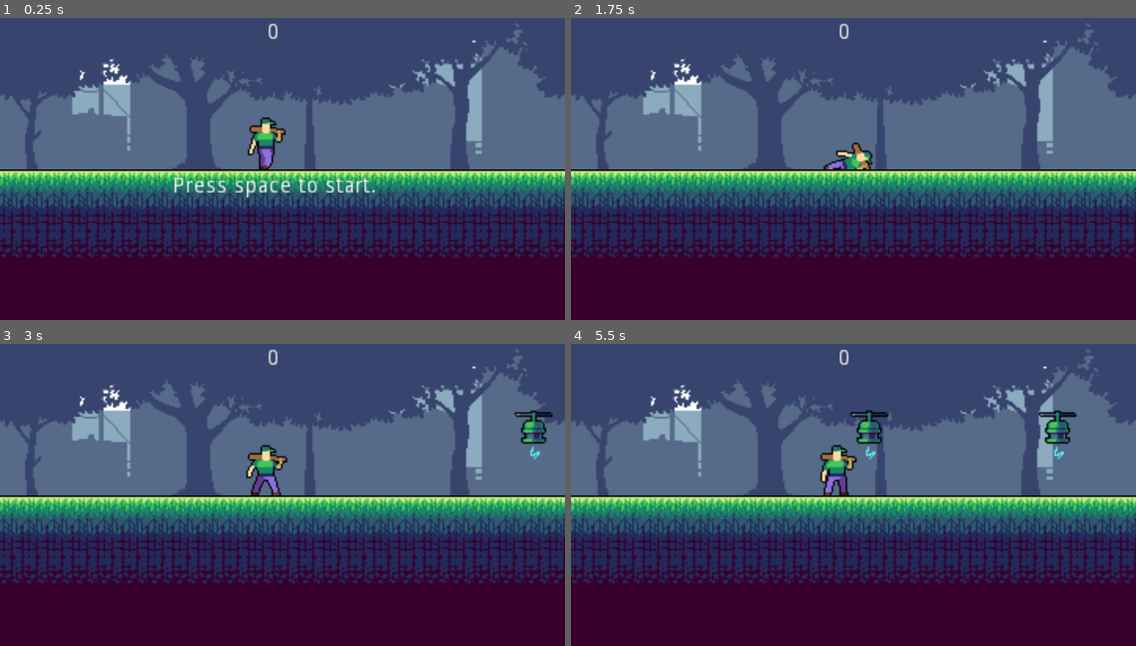
Above: before the commit, frames 1-4 (two rows, left to right).
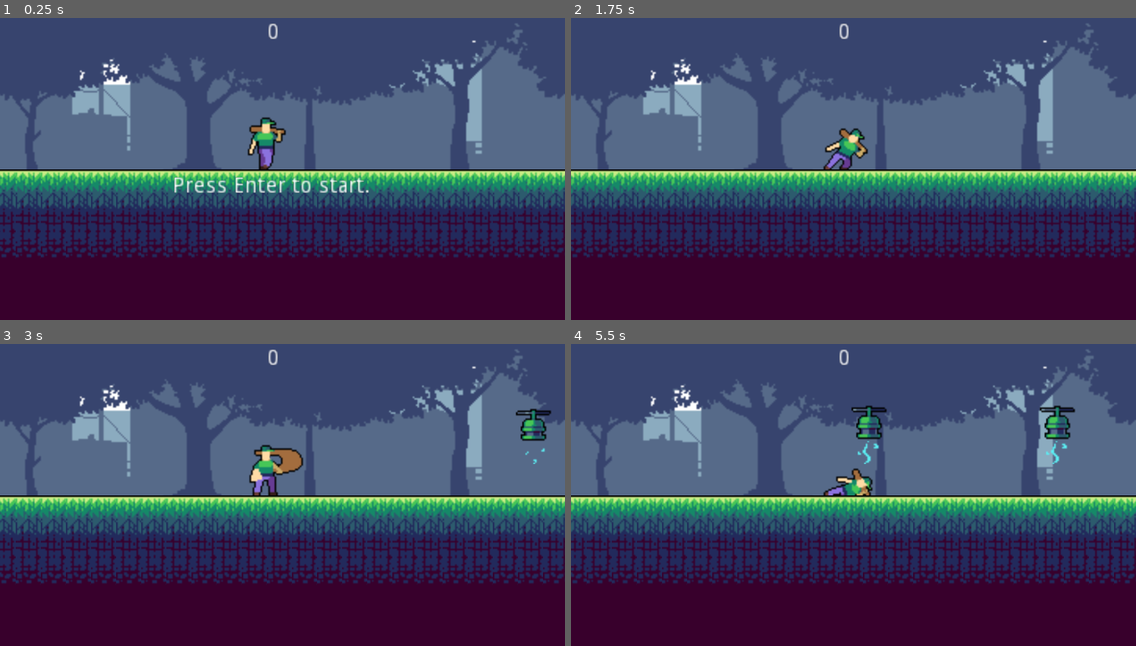
Above: after the commit, the same moments.

Repository: khuongduy354/godotminigames
Game: Godot game, scene res://Main.tscn
Same seed, same stepped clock (60 frames per second), same inputs: the game is played once before the commit and once after it.
Inputs:
- Up to frame 1 (0.25 s): no input
- Up to frame 2 (1.75 s): tap Space (spaced, bound only after the commit) at 0.5, 0.6, 1.55 s; hold Enter (ui_accept) 0.53-1.28 s; hold Down (down) from 1.28 s (still down); tap Enter (ui_accept) at 1.35, 1.52 s
- Up to frame 3 (3 s): tap Enter (ui_accept) at 1.82 s; release Down (down) at 2.03 s; hold Enter (ui_accept) 2.03-2.78 s; tap Space (spaced, bound only after the commit) at 2.1, 2.85 s
- Up to frame 4 (5.5 s): tap Enter (ui_accept) at 3.02, 3.32, 4.52, 4.82 s; hold Enter (ui_accept) 3.53-4.28 s; hold Down (down) from 3.53 s (still down); tap Space (spaced, bound only after the commit) at 4.35, 5.1 s; hold Enter (ui_accept) from 5.03 s (still down)

The runs differ from the first frame. In frame 1, 0.7% of the frame differs, in the area x 41-67%, y 52-60%; in frame 2, 0.8%; in frame 3, 1.4%; in frame 4, 2.4%, in the area x 44-90%, y 20-51%.

Commit message:
feat(combat):hurtbox+hitbox in base player,enemy

Diff:
--- a/dinosaurchrome/Enemy/Enemy.gd
+++ b/dinosaurchrome/Enemy/Enemy.gd
@@ -1,31 +1,40 @@
 extends Area2D
 
-signal scored
+signal die
+
 onready var animation_player=$AnimationPlayer
-onready var PointArea = $Point
 
 export var max_hp = 100
 export var speed = 100
-export var damage =100
+export var damage =10
+export var defense = 100
+var current_hp = 100  setget set_current_hp
+
 var state = null
-enum {ATTACK,WALK}
+
+func set_current_hp(value):
+	current_hp = clamp(value,0,max_hp)
+	print(current_hp)
+	if current_hp==0:
+		_change_state(Global.DIE)
+		emit_signal("die")
 
 func _change_state(new_state):
 	match new_state:
-		ATTACK:
+		Global.ATTACK:
 			animation_player.play("attack")
-		WALK:
+		Global.WALK:
 			animation_player.play("walk")
 	state = new_state
 
 func _ready():
-	PointArea.connect("area_entered",self,"scored")
 	$VisibilityNotifier2D.connect("screen_exited",self,"queue_free")
-
-
-func scored(area:Area2D):
-	if area.owner.name == "PlayerBase":
-		emit_signal("scored")
+	self.connect("die",self,"queue_free")
 
 func _physics_process(delta):
+	_change_state(Global.ATTACK)
 	position.x -=1
+
+func take_damage(damage):
+	damage -= defense
+	set_current_hp(current_hp-damage)
--- a/dinosaurchrome/Enemy/EnemyBase.tscn
+++ b/dinosaurchrome/Enemy/EnemyBase.tscn
@@ -1,7 +1,9 @@
-[gd_scene load_steps=7 format=2]
+[gd_scene load_steps=9 format=2]
 
 [ext_resource path="res://players + enemies art/5/Attack.png" type="Texture" id=1]
 [ext_resource path="res://Enemy/Enemy.gd" type="Script" id=2]
+[ext_resource path="res://Hurtbox.gd" type="Script" id=3]
+[ext_resource path="res://Hitbox.gd" type="Script" id=4]
 
 [sub_resource type="Animation" id=1]
 length = 0.001
@@ -17,10 +19,21 @@
 "update": 0,
 "values": [ 0 ]
 }
+tracks/1/type = "value"
+tracks/1/path = NodePath("Hitbox/CollisionShape2D:disabled")
+tracks/1/interp = 1
+tracks/1/loop_wrap = true
+tracks/1/imported = false
+tracks/1/enabled = true
+tracks/1/keys = {
+"times": PoolRealArray( 0 ),
+"transitions": PoolRealArray( 1 ),
+"update": 0,
+"values": [ true ]
+}
 
 [sub_resource type="Animation" id=2]
 resource_name = "attack"
-loop = true
 tracks/0/type = "value"
 tracks/0/path = NodePath("Attack:frame")
 tracks/0/interp = 1
@@ -33,15 +46,28 @@
 "update": 1,
 "values": [ 1, 1, 2, 3, 3, 3 ]
 }
+tracks/1/type = "value"
+tracks/1/path = NodePath("Hitbox/CollisionShape2D:disabled")
+tracks/1/interp = 1
+tracks/1/loop_wrap = true
+tracks/1/imported = false
+tracks/1/enabled = true
+tracks/1/keys = {
+"times": PoolRealArray( 0, 0.6 ),
+"transitions": PoolRealArray( 1, 1 ),
+"update": 1,
+"values": [ false, true ]
+}
 
 [sub_resource type="CapsuleShape2D" id=3]
 radius = 4.0
 height = 10.0
 
-[sub_resource type="RectangleShape2D" id=4]
-extents = Vector2( 1, 23 )
+[sub_resource type="RectangleShape2D" id=5]
+extents = Vector2( 9.44304, 9.48185 )
 
 [node name="EnemyBase" type="Area2D" groups=["enemy"]]
+scale = Vector2( 1.01282, 1.00405 )
 monitoring = false
 script = ExtResource( 2 )
 
@@ -53,14 +79,23 @@
 anims/RESET = SubResource( 1 )
 anims/attack = SubResource( 2 )
 
-[node name="CollisionShape2D" type="CollisionShape2D" parent="."]
-position = Vector2( -10, 15 )
-shape = SubResource( 3 )
-
 [node name="VisibilityNotifier2D" type="VisibilityNotifier2D" parent="."]
 
-[node name="Point" type="Area2D" parent="."]
+[node name="Hitbox" type="Area2D" parent="."]
+collision_layer = 2
+script = ExtResource( 4 )
 
-[node name="CollisionShape2D" type="CollisionShape2D" parent="Point"]
-position = Vector2( -2, 30 )
-shape = SubResource( 4 )
+[node name="CollisionShape2D" type="CollisionShape2D" parent="Hitbox"]
+position = Vector2( -10, 15 )
+scale = Vector2( 1, 1 )
+shape = SubResource( 3 )
+disabled = true
+
+[node name="HurtBox" type="Area2D" parent="."]
+collision_layer = 2
+script = ExtResource( 3 )
+
+[node name="CollisionShape2D" type="CollisionShape2D" parent="HurtBox"]
+position = Vector2( -9.44304, -0.518152 )
+scale = Vector2( 1, 1 )
+shape = SubResource( 5 )
--- /dev/null
+++ b/dinosaurchrome/Global.gd
@@ -0,0 +1,15 @@
+extends Node
+enum  {IDLE,WALK,DIE,ATTACK,HURT,CROUCH,JUMP}
+# Declare member variables here. Examples:
+# var a = 2
+# var b = "text"
+
+
+# Called when the node enters the scene tree for the first time.
+func _ready():
+	pass # Replace with function body.
+
+
+# Called every frame. 'delta' is the elapsed time since the previous frame.
+#func _process(delta):
+#	pass
--- /dev/null
+++ b/dinosaurchrome/Hitbox.gd
@@ -0,0 +1,13 @@
+class_name Hitbox
+extends Area2D
+
+export onready var damage:int = owner.damage
+
+# Called when the node enters the scene tree for the first time.
+func _ready():
+	pass
+
+
+# Called every frame. 'delta' is the elapsed time since the previous frame.
+#func _process(delta):
+#	pass
--- /dev/null
+++ b/dinosaurchrome/Hurtbox.gd
@@ -0,0 +1,13 @@
+class_name Hurtbox
+extends Area2D
+
+
+func _ready():
+	self.connect("area_entered",self,"_on_Area2D_area_entered")
+
+func _on_Area2D_area_entered(hitbox:Hitbox):
+	if owner.has_method("take_damage"):
+		owner.take_damage(hitbox.damage)
+
+
+#
--- a/dinosaurchrome/Main.gd
+++ b/dinosaurchrome/Main.gd
@@ -25,7 +25,7 @@
 	update_hud()
 
 func _physics_process(delta):
-	if GameState!=GameStateEnum.ACTIVE and Input.is_action_pressed("ui_accept"):
+	if GameState!=GameStateEnum.ACTIVE and Input.is_action_pressed("enter"):
 		start_game()
 
 func update_hud():
@@ -34,7 +34,7 @@
 			ScoringLabel.show()
 			GameOverLabel.hide()
 		GameStateEnum.RESTART:
-			GuideLabel.text="Press space to restart."
+			GuideLabel.text="Press Enter to restart."
 			GuideLabel.show()
 			GameOverLabel.show()
 			ScoringLabel.hide()
@@ -58,7 +58,6 @@
 func scored():
 	var score = int(ScoringLabel.text)
 	score+=1
-	print(score)
 	ScoringLabel.text= str(score)
 
 
@@ -68,7 +67,3 @@
 	enemy.position = SpawnPoint.position
 	enemy.connect("scored",self,"scored")
 	add_child(enemy)
-
-# Called every frame. 'delta' is the elapsed time since the previous frame.
-#func _process(delta):
-#	pass
--- a/dinosaurchrome/Main.tscn
+++ b/dinosaurchrome/Main.tscn
@@ -108,7 +108,7 @@
 margin_top = 112.2
 margin_right = 388.32
 margin_bottom = 251.96
-text = "Press space to start."
+text = "Press Enter to start."
 
 [node name="Label2" type="Label" parent="CanvasLayer"]
 anchor_left = 0.361
--- a/dinosaurchrome/Player/Dinosaur.gd
+++ b/dinosaurchrome/Player/Dinosaur.gd
@@ -3,44 +3,56 @@
 onready var animation_player = $AnimationPlayer
 
 signal player_hit
+signal die
 
-enum  {IDLE,WALK,DIE,ATTACK,HURT,CROUCH,JUMP}
-var state = null
+export var max_hp = 100
+export var speed = 100
+export var damage =10
+export var defense = 0
+var current_hp = 100  setget set_current_hp
 
-func _ready():
-	pass
+func set_current_hp(value):
+	current_hp = clamp(value,0,max_hp)
+	print(current_hp)
+	if current_hp==0:
+		_change_state(Global.DIE)
+		emit_signal("die")
 
 
+var state = Global.WALK
+func _ready():
+	animation_player.connect("animation_finished",self,"_on_anim_finished")
+
+func _on_anim_finished(anim_name):
+	state = Global.WALK
 
 func _change_state(new_state):
 	match new_state:
-		IDLE:
-			pass
-		HURT:
+		Global.HURT:
 			animation_player.play("hurt")
-#			yield(animation_player,"animation_finished")
-#			animation_player.play("RESET")
-		CROUCH:
+		Global.CROUCH:
 			animation_player.play("crouch")
-		WALK:
+		Global.WALK:
 			animation_player.play("walk")
-		ATTACK:
+		Global.ATTACK:
 			animation_player.play("attack")
-		DIE:
+		Global.DIE:
 			animation_player.play("die")
-		JUMP:
+		Global.JUMP:
 			animation_player.play("jump")
 	state = new_state
 
 func _physics_process(delta):
-	if state != DIE:
+	if state != Global.DIE:
 		if Input.is_action_pressed("down"):
-			_change_state(CROUCH)
-		else:
-			_change_state(WALK)
+			_change_state(Global.CROUCH)
+		if Input.is_action_just_pressed("spaced"):
+			_change_state(Global.ATTACK)
+		if state == Global.WALK:
+			_change_state(Global.WALK)
 
 
-func _on_Area2D_area_entered(area):
-	if area.name == "Enemy":
-		_change_state(HURT)
-		emit_signal("player_hit")
+func take_damage(damage):
+	_change_state(Global.HURT)
+	damage -= defense
+	set_current_hp(current_hp-damage)
--- a/dinosaurchrome/Player/PlayerBase.tscn
+++ b/dinosaurchrome/Player/PlayerBase.tscn
@@ -1,13 +1,15 @@
-[gd_scene load_steps=11 format=2]
+[gd_scene load_steps=15 format=2]
 
 [ext_resource path="res://Player/Dinosaur.gd" type="Script" id=1]
 [ext_resource path="res://players + enemies art/1/Attack.png" type="Texture" id=2]
 [ext_resource path="res://players + enemies art/1/Death.png" type="Texture" id=3]
 [ext_resource path="res://players + enemies art/1/Walk.png" type="Texture" id=4]
 [ext_resource path="res://players + enemies art/1/Hurt.png" type="Texture" id=5]
+[ext_resource path="res://Hurtbox.gd" type="Script" id=6]
+[ext_resource path="res://Hitbox.gd" type="Script" id=7]
 
 [sub_resource type="CircleShape2D" id=4]
-radius = 5.83095
+radius = 10.857
 
 [sub_resource type="Animation" id=1]
 length = 0.001
@@ -132,7 +134,7 @@
 "values": [ 10.857 ]
 }
 tracks/10/type = "value"
-tracks/10/path = NodePath("HurtBox/CollisionShape2D:shape:height")
+tracks/10/path = NodePath("Crouch:visible")
 tracks/10/interp = 1
 tracks/10/loop_wrap = true
 tracks/10/imported = false
@@ -141,10 +143,10 @@
 "times": PoolRealArray( 0 ),
 "transitions": PoolRealArray( 1 ),
 "update": 0,
-"values": [ 10.1375 ]
+"values": [ true ]
 }
 tracks/11/type = "value"
-tracks/11/path = NodePath("Crouch:visible")
+tracks/11/path = NodePath("Attack:frame")
 tracks/11/interp = 1
 tracks/11/loop_wrap = true
 tracks/11/imported = false
@@ -153,7 +155,119 @@
 "times": PoolRealArray( 0 ),
 "transitions": PoolRealArray( 1 ),
 "update": 0,
+"values": [ 0 ]
+}
+tracks/12/type = "value"
+tracks/12/path = NodePath("HitBox/CollisionShape2D:disabled")
+tracks/12/interp = 1
+tracks/12/loop_wrap = true
+tracks/12/imported = false
+tracks/12/enabled = true
+tracks/12/keys = {
+"times": PoolRealArray( 0 ),
+"transitions": PoolRealArray( 1 ),
+"update": 0,
 "values": [ true ]
+}
+tracks/13/type = "value"
+tracks/13/path = NodePath("HitBox/CollisionShape2D:position")
+tracks/13/interp = 1
+tracks/13/loop_wrap = true
+tracks/13/imported = false
+tracks/13/enabled = true
+tracks/13/keys = {
+"times": PoolRealArray( 0 ),
+"transitions": PoolRealArray( 1 ),
+"update": 0,
+"values": [ Vector2( 5, 0 ) ]
+}
+
+[sub_resource type="Animation" id=6]
+resource_name = "attack"
+length = 0.3
+tracks/0/type = "value"
+tracks/0/path = NodePath("Crouch:visible")
+tracks/0/interp = 1
+tracks/0/loop_wrap = true
+tracks/0/imported = false
+tracks/0/enabled = true
+tracks/0/keys = {
+"times": PoolRealArray( 0 ),
+"transitions": PoolRealArray( 1 ),
+"update": 1,
+"values": [ false ]
+}
+tracks/1/type = "value"
+tracks/1/path = NodePath("Walk:visible")
+tracks/1/interp = 1
+tracks/1/loop_wrap = true
+tracks/1/imported = false
+tracks/1/enabled = true
+tracks/1/keys = {
+"times": PoolRealArray( 0 ),
+"transitions": PoolRealArray( 1 ),
+"update": 1,
+"values": [ false ]
+}
+tracks/2/type = "value"
+tracks/2/path = NodePath("Hurt:visible")
+tracks/2/interp = 1
+tracks/2/loop_wrap = true
+tracks/2/imported = false
+tracks/2/enabled = true
+tracks/2/keys = {
+"times": PoolRealArray( 0 ),
+"transitions": PoolRealArray( 1 ),
+"update": 1,
+"values": [ false ]
+}
+tracks/3/type = "value"
+tracks/3/path = NodePath("Attack:visible")
+tracks/3/interp = 1
+tracks/3/loop_wrap = true
+tracks/3/imported = false
+tracks/3/enabled = true
+tracks/3/keys = {
+"times": PoolRealArray( 0 ),
+"transitions": PoolRealArray( 1 ),
+"update": 1,
+"values": [ true ]
+}
+tracks/4/type = "value"
+tracks/4/path = NodePath("Attack:frame")
+tracks/4/interp = 1
+tracks/4/loop_wrap = true
+tracks/4/imported = false
+tracks/4/enabled = true
+tracks/4/keys = {
+"times": PoolRealArray( 0, 0.1, 0.2 ),
+"transitions": PoolRealArray( 1, 1, 1 ),
+"update": 1,
+"values": [ 2, 3, 4 ]
+}
+tracks/5/type = "value"
+tracks/5/path = NodePath("HitBox/CollisionShape2D:disabled")
+tracks/5/interp = 1
+tracks/5/loop_wrap = true
+tracks/5/imported = false
+tracks/5/enabled = true
+tracks/5/keys = {
+"times": PoolRealArray( 0, 0.1, 0.3 ),
+"transitions": PoolRealArray( 1, 1, 1 ),
+"update": 1,
+"values": [ true, false, true ]
+}
+tracks/6/type = "value"
+tracks/6/path = NodePath("HitBox/CollisionShape2D:position")
+tracks/6/interp = 1
+tracks/6/loop_wrap = true
+tracks/6/imported = false
+tracks/6/enabled = true
+tracks/6/keys = {
+"times": PoolRealArray( 0.1 ),
+"transitions": PoolRealArray( 1 ),
+"update": 0,
+"values": [ Vector2( -3, 3 ) ]
 }
 
 [sub_resource type="Animation" id=3]
@@ -231,36 +345,24 @@
 "values": [ 10.857, 6.00001, 10.857, 10.857 ]
 }
 tracks/6/type = "value"
-tracks/6/path = NodePath("HurtBox/CollisionShape2D:shape:height")
+tracks/6/path = NodePath("HurtBox/CollisionShape2D:position")
 tracks/6/interp = 1
 tracks/6/loop_wrap = true
 tracks/6/imported = false
 tracks/6/enabled = true
 tracks/6/keys = {
-"times": PoolRealArray( -0.01, 0.506399, 0.7, 1 ),
+"times": PoolRealArray( -0.01, 0.5, 0.7, 1 ),
 "transitions": PoolRealArray( 1, 1, 1, 1 ),
 "update": 0,
-"values": [ 10.1375, 14.0, 10.1375, 10.1375 ]
+"values": [ Vector2( -5, 12 ), Vector2( -1, 18 ), Vector2( -5, 12 ), Vector2( -10, 8 ) ]
 }
 tracks/7/type = "value"
-tracks/7/path = NodePath("HurtBox/CollisionShape2D:position")
+tracks/7/path = NodePath("Crouch:visible")
 tracks/7/interp = 1
 tracks/7/loop_wrap = true
 tracks/7/imported = false
 tracks/7/enabled = true
 tracks/7/keys = {
-"times": PoolRealArray( -0.01, 0.5, 0.7, 1 ),
-"transitions": PoolRealArray( 1, 1, 1, 1 ),
-"update": 0,
-"values": [ Vector2( -5, 12 ), Vector2( -1, 18 ), Vector2( -5, 12 ), Vector2( -10, 8 ) ]
-}
-tracks/8/type = "value"
-tracks/8/path = NodePath("Crouch:visible")
-tracks/8/interp = 1
-tracks/8/loop_wrap = true
-tracks/8/imported = false
-tracks/8/enabled = true
-tracks/8/keys = {
 "times": PoolRealArray( 0 ),
 "transitions": PoolRealArray( 1 ),
 "update": 1,
@@ -319,7 +421,7 @@
 "values": [ 10.857 ]
 }
 tracks/4/type = "value"
-tracks/4/path = NodePath("HurtBox/CollisionShape2D:shape:height")
+tracks/4/path = NodePath("HurtBox/CollisionShape2D:position")
 tracks/4/interp = 1
 tracks/4/loop_wrap = true
 tracks/4/imported = false
@@ -328,10 +430,10 @@
 "times": PoolRealArray( 0 ),
 "transitions": PoolRealArray( 1 ),
 "update": 0,
-"values": [ 10.0589 ]
+"values": [ Vector2( -9, 9 ) ]
 }
 tracks/5/type = "value"
-tracks/5/path = NodePath("HurtBox/CollisionShape2D:position")
+tracks/5/path = NodePath("HurtBox/CollisionShape2D:rotation_degrees")
 tracks/5/interp = 1
 tracks/5/loop_wrap = true
 tracks/5/imported = false
@@ -340,10 +442,10 @@
 "times": PoolRealArray( 0 ),
 "transitions": PoolRealArray( 1 ),
 "update": 0,
-"values": [ Vector2( -9, 9 ) ]
+"values": [ 0.0 ]
 }
 tracks/6/type = "value"
-tracks/6/path = NodePath("HurtBox/CollisionShape2D:rotation_degrees")
+tracks/6/path = NodePath("Attack:visible")
 tracks/6/interp = 1
 tracks/6/loop_wrap = true
 tracks/6/imported = false
@@ -351,28 +453,16 @@
 tracks/6/keys = {
 "times": PoolRealArray( 0 ),
 "transitions": PoolRealArray( 1 ),
-"update": 0,
-"values": [ 0.0 ]
+"update": 1,
+"values": [ false ]
 }
 tracks/7/type = "value"
-tracks/7/path = NodePath("Attack:visible")
+tracks/7/path = NodePath("Hurt:visible")
 tracks/7/interp = 1
 tracks/7/loop_wrap = true
 tracks/7/imported = false
 tracks/7/enabled = true
 tracks/7/keys = {
-"times": PoolRealArray( 0 ),
-"transitions": PoolRealArray( 1 ),
-"update": 1,
-"values": [ false ]
-}
-tracks/8/type = "value"
-tracks/8/path = NodePath("Hurt:visible")
-tracks/8/interp = 1
-tracks/8/loop_wrap = true
-tracks/8/imported = false
-tracks/8/enabled = true
-tracks/8/keys = {
 "times": PoolRealArray( 0 ),
 "transitions": PoolRealArray( 1 ),
 "update": 1,
@@ -480,11 +570,15 @@
 "values": [ true ]
 }
 
+[sub_resource type="CapsuleShape2D" id=7]
+height = 12.0
+
 [node name="PlayerBase" type="StaticBody2D"]
 script = ExtResource( 1 )
 
 [node name="AnimationPlayer" type="AnimationPlayer" parent="."]
 anims/RESET = SubResource( 1 )
+anims/attack = SubResource( 6 )
 anims/crouch = SubResource( 3 )
 anims/hurt = SubResource( 5 )
 anims/walk = SubResource( 2 )
@@ -510,10 +604,24 @@
 hframes = 6
 
 [node name="HurtBox" type="Area2D" parent="."]
+scale = Vector2( 1.00409, 0.99066 )
+collision_mask = 2
+monitorable = false
+script = ExtResource( 6 )
 
 [node name="CollisionShape2D" type="CollisionShape2D" parent="HurtBox"]
 position = Vector2( 1, 4 )
-rotation = 0.704744
+rotation = 0.704743
 shape = SubResource( 4 )
 
+[node name="HitBox" type="Area2D" parent="."]
+collision_mask = 2
+script = ExtResource( 7 )
+
+[node name="CollisionShape2D" type="CollisionShape2D" parent="HitBox"]
+position = Vector2( 5, 0 )
+rotation = 1.57079
+shape = SubResource( 7 )
+disabled = true
+
 [connection signal="area_entered" from="HurtBox" to="." method="_on_Area2D_area_entered"]
--- a/dinosaurchrome/project.godot
+++ b/dinosaurchrome/project.godot
@@ -8,11 +8,31 @@
 
 config_version=4
 
+_global_script_classes=[ {
+"base": "Area2D",
+"class": "Hitbox",
+"language": "GDScript",
+"path": "res://Hitbox.gd"
+}, {
+"base": "Area2D",
+"class": "Hurtbox",
+"language": "GDScript",
+"path": "res://Hurtbox.gd"
+} ]
+_global_script_class_icons={
+"Hitbox": "",
+"Hurtbox": ""
+}
+
 [application]
 
 config/name="dinosaur running"
 run/main_scene="res://Main.tscn"
 config/icon="res://icon.png"
+
+[autoload]
+
+Global="*res://Global.gd"
 
 [display]
 
@@ -32,6 +52,23 @@
 "events": [ Object(InputEventKey,"resource_local_to_scene":false,"resource_name":"","device":0,"alt":false,"shift":false,"control":false,"meta":false,"command":false,"pressed":false,"scancode":16777234,"physical_scancode":0,"unicode":0,"echo":false,"script":null)
  ]
 }
+spaced={
+"deadzone": 0.5,
+"events": [ Object(InputEventKey,"resource_local_to_scene":false,"resource_name":"","device":0,"alt":false,"shift":false,"control":false,"meta":false,"command":false,"pressed":false,"scancode":0,"physical_scancode":32,"unicode":0,"echo":false,"script":null)
+ ]
+}
+enter={
+"deadzone": 0.5,
+"events": [ Object(InputEventKey,"resource_local_to_scene":false,"resource_name":"","device":0,"alt":false,"shift":false,"control":false,"meta":false,"command":false,"pressed":false,"scancode":0,"physical_scancode":16777221,"unicode":0,"echo":false,"script":null)
+ ]
+}
+
+[layer_names]
+
+2d_physics/layer_1="Player"
+2d_physics/layer_2="Enemy"
+2d_physics/layer_3="Environment"
+2d_physics/layer_4="Projectile"
 
 [physics]
 
